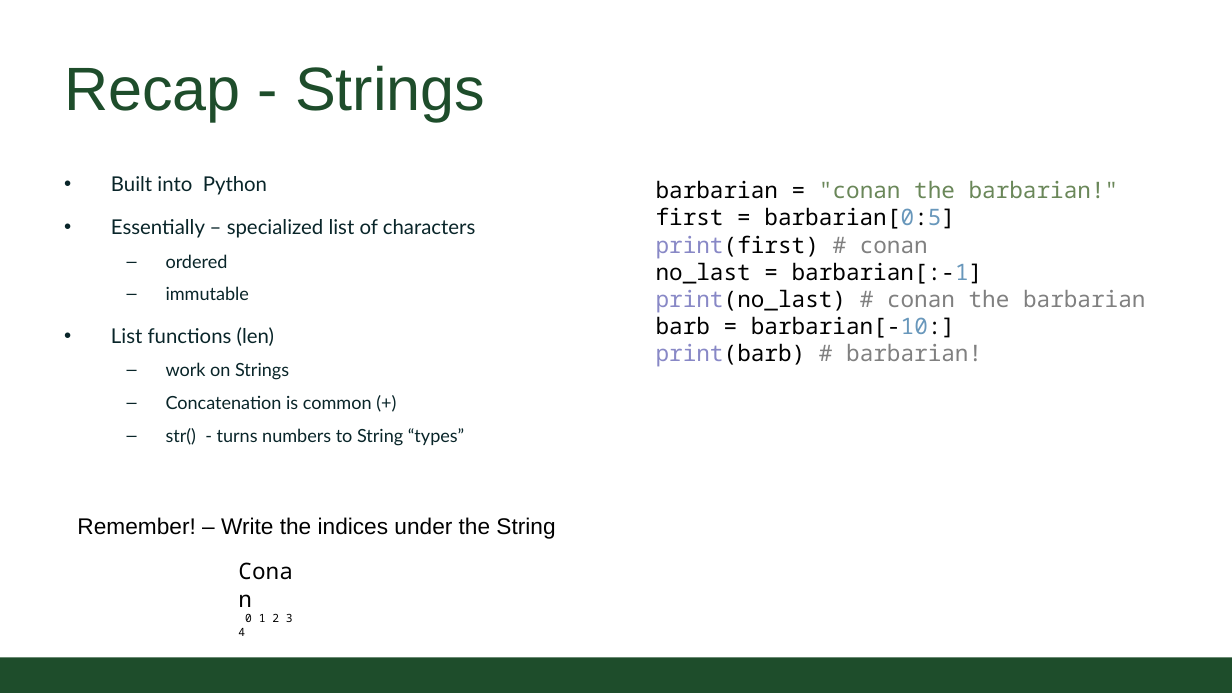
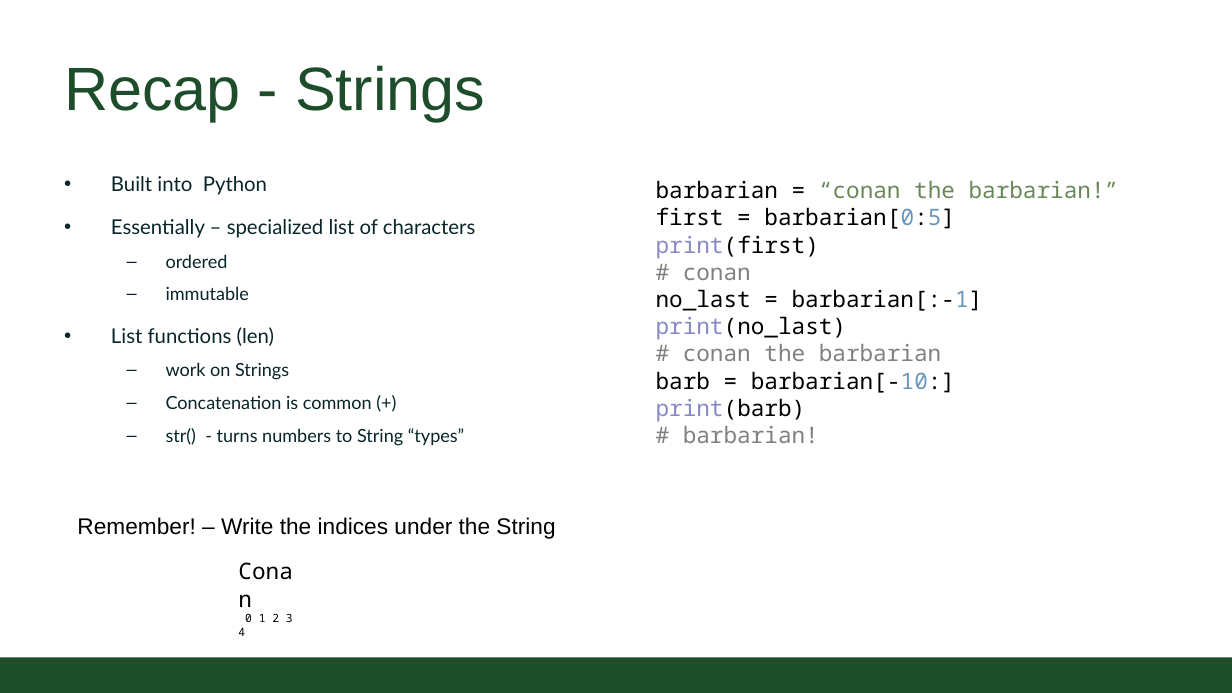
Before and after one commit to CSU-CS150B/handouts, a slide deck: slide 9 of Slides/On-Campus/07_01_DesignContinuedStringsLife.pptx (slide 8 before the commit). Drawn at 1232x693 pixels with LibreOffice and Linux fonts; fonts in the diff are those of the drawing; background and template pictures are left out. Boxes give left, top, right and bottom in pixels: in the first picture for what was removed or moved away, otherwise in the second. Text is boxed around its words. In the diff, an @@ line names an element or a change of style, - is before the commit and + after.

```diff
--- a/Slides/On-Campus/07_01_DesignContinuedStringsLife.pptx
+++ b/Slides/On-Campus/07_01_DesignContinuedStringsLife.pptx
@@ text at (x1=656, y1=180, x2=1119, y2=443): text changed @@
-barbarian = "conan the barbarian!"
-first = barbarian[0:5]
-print(first) # conan
-no_last = barbarian[:-1]
-print(no_last) # conan the barbarian
-barb = barbarian[-10:]
-print(barb) # barbarian!
+barbarian = “conan the barbarian!”
+first = barbarian[0:5]
+print(first)
+# conan
+no_last = barbarian[:-1]
+print(no_last)
+# conan the barbarian
+barb = barbarian[-10:]
+print(barb)
+# barbarian!
```
Also in this commit, not shown: 1 other slide changed, 2 slides added.
